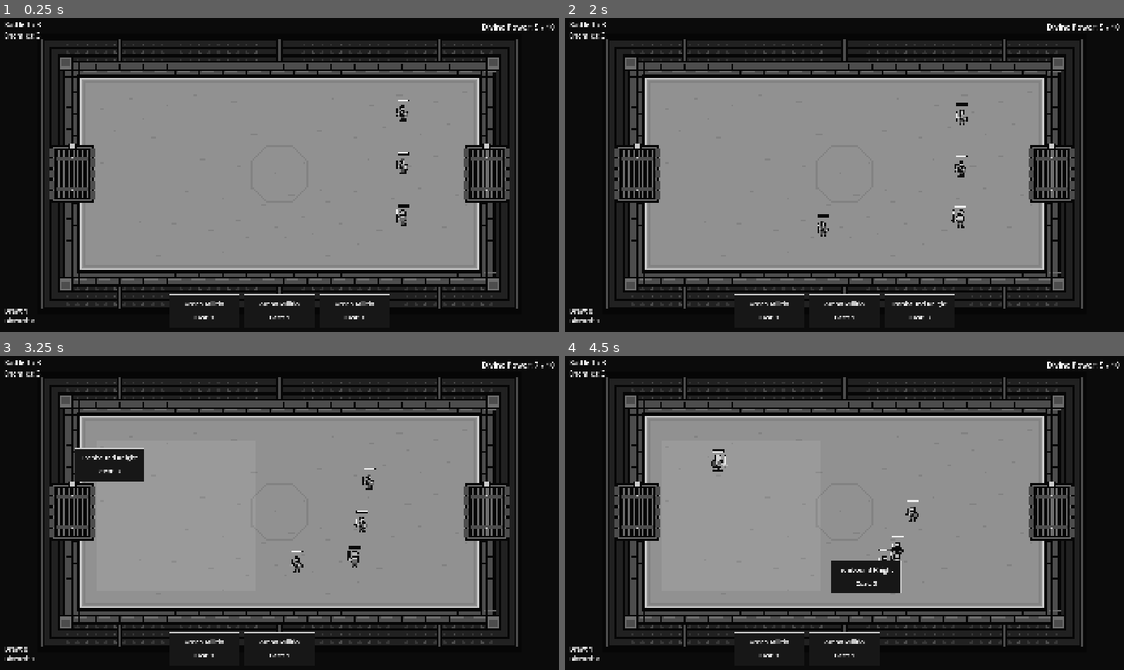
Above: before the commit, frames 1-4 (two rows, left to right).
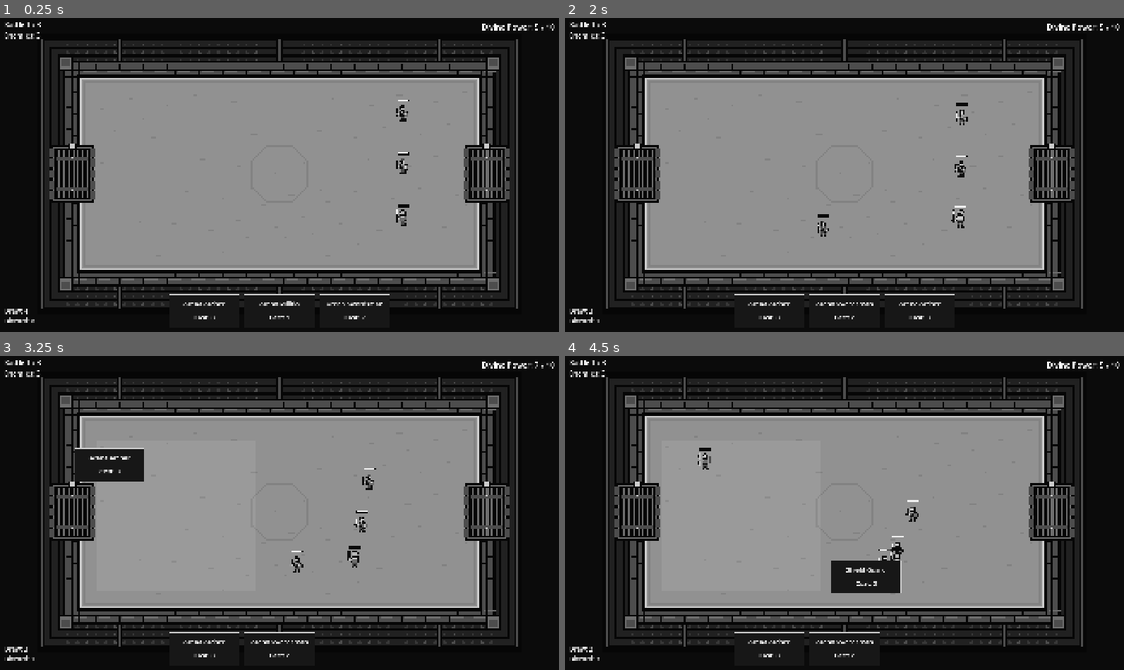
Above: after the commit, the same moments.

Repository: JoshuaLi-hua/divine-coliseum
Game: Godot game, scene res://scenes/main/main.tscn
Two runs of this game, one before a commit and one after it. Both use one fixed random seed, a clock stepped at 60 frames per second and the inputs below.
Inputs (mouse positions are in pixels of both pictures, inside the frame that each line leads up to):
- Up to frame 1 (0.25 s): no input
- Up to frame 2 (2 s): tap Enter at 0.5 s; drag from (771, 310) to (900, 102) at 0.52 s; drag from (844, 310) to (816, 237) at 1.27 s
- Up to frame 3 (3.25 s): move the mouse to (279, 648) at 2.02 s; click (279, 648) at 2.17 s; drag from (352, 648) to (111, 462) at 2.77 s
- Up to frame 4 (4.5 s): drag from (844, 648) to (872, 513) at 3.52 s; drag from (917, 648) to (760, 431) at 4.27 s

The runs differ from the first frame. In frame 1, 0.2% of the frame differs, in the area x 4-69%, y 90-96%; in frame 2, 0.3%; in frame 3, 0.3%; in frame 4, 0.5%, in the area x 4-59%, y 29-98%.

Commit message:
Divine Coliseum - Step 13 Expanded Player Deck

Diff:
--- /dev/null
+++ b/scenes/cards/arena_archer.tres
@@ -0,0 +1,8 @@
+[gd_resource type="Resource" script_class="CardData" load_steps=3 format=3]
+[ext_resource type="Script" path="res://scenes/cards/card_data.gd" id="1"]
+[ext_resource type="PackedScene" path="res://scenes/units/arena_archer.tscn" id="2"]
+[resource]
+script = ExtResource("1")
+display_name = "Arena Archer"
+divine_power_cost = 3
+unit_scene = ExtResource("2")
--- /dev/null
+++ b/scenes/cards/arena_swordsman.tres
@@ -0,0 +1,8 @@
+[gd_resource type="Resource" script_class="CardData" load_steps=3 format=3]
+[ext_resource type="Script" path="res://scenes/cards/card_data.gd" id="1"]
+[ext_resource type="PackedScene" path="res://scenes/units/arena_swordsman.tscn" id="2"]
+[resource]
+script = ExtResource("1")
+display_name = "Arena Swordsman"
+divine_power_cost = 2
+unit_scene = ExtResource("2")
--- /dev/null
+++ b/scenes/cards/shield_guard.tres
@@ -0,0 +1,8 @@
+[gd_resource type="Resource" script_class="CardData" load_steps=3 format=3]
+[ext_resource type="Script" path="res://scenes/cards/card_data.gd" id="1"]
+[ext_resource type="PackedScene" path="res://scenes/units/shield_guard.tscn" id="2"]
+[resource]
+script = ExtResource("1")
+display_name = "Shield Guard"
+divine_power_cost = 3
+unit_scene = ExtResource("2")
--- a/scenes/ui/combat_ui.gd
+++ b/scenes/ui/combat_ui.gd
@@ -3,6 +3,9 @@
 const CARD_SCENE: PackedScene = preload("res://scenes/cards/card.tscn")
 const KNIGHT: CardData = preload("res://scenes/cards/ironbound_knight.tres")
 const MILITIA: CardData = preload("res://scenes/cards/arena_militia.tres")
+const SWORDSMAN: CardData = preload("res://scenes/cards/arena_swordsman.tres")
+const GUARD: CardData = preload("res://scenes/cards/shield_guard.tres")
+const ARCHER: CardData = preload("res://scenes/cards/arena_archer.tres")
 var deck: CombatDeck = CombatDeck.new()
 
 @onready var _battle: BattleManager = get_parent().get_node("BattleManager")
@@ -13,7 +16,7 @@
 func _ready() -> void:
 	GameManager.divine_power_changed.connect(_update_power)
 	GameManager.reset_divine_power()
-	deck.initialize([KNIGHT, MILITIA, MILITIA, MILITIA])
+	deck.initialize([KNIGHT, MILITIA, MILITIA, SWORDSMAN, GUARD, ARCHER, ARCHER])
 	_rebuild_hand()
 	_battle.changed.connect(_update_battle)
 
